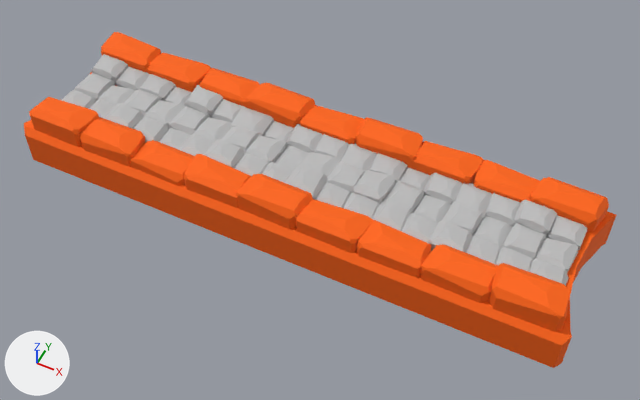
The glTF model public/assets/roads.glb, before and after one commit.
Camera for both pictures: a 50 mm camera at (15.4, -29.1, 36.5) aimed at (1.2, -0.6, 0.9). The lights are fixed; the arrows at lower left show +X, +Y and +Z. The older version comes first. Vertices at exactly the same position are counted once.

In view in the first picture: 'roads'.
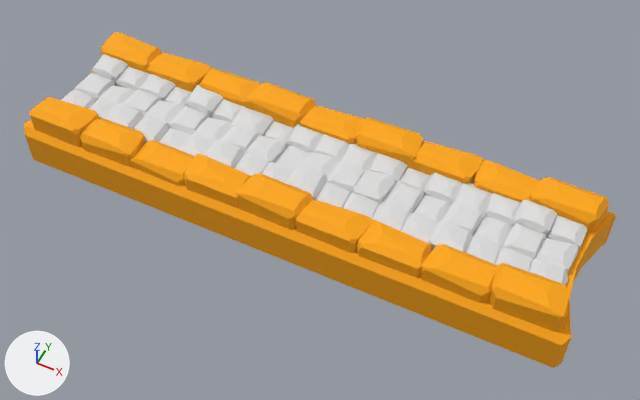
Where the change shows, as pixel boxes [x1, y1, x2, y2] in the pictures (640 x 400 px):
```json
{"part": 1, "of": "me_road___1", "change": "recoloured", "before": [24, 32, 616, 368], "after": [24, 32, 616, 368]}
{"part": 2, "of": "me_road___1", "change": "recoloured", "before": [61, 54, 588, 286], "after": [61, 54, 588, 286]}
```

Scene script edits in JSON lines:
```json
{"block": "me_road___1", "where": "me_road___1.from_pydata(...)  # 2911 vertices, 5902 faces; spans x -15.7..15.7, y -4.5..4.5, z 0.0..3.7"}
{"block": "me_road___1", "where": "# used by ob_roads; location = (0.0, 0.0, 0.0)"}
{"block": "me_road___1", "change": "me_road___1 part 1: 1952 faces centred in x -15.6..15.7, y -4.5..4.5, z 0.0..3.7 are repainted in the vertex colours; the middle colour goes from orange #ff6600 to orange #ffaa00"}
{"block": "me_road___1", "change": "me_road___1 part 2: 3950 faces centred in x -14.7..14.6, y -2.5..2.6, z 2.3..3.2 are repainted in the vertex colours; the middle colour goes from light grey #bfbfbf to light grey #e0e0e0"}
```
